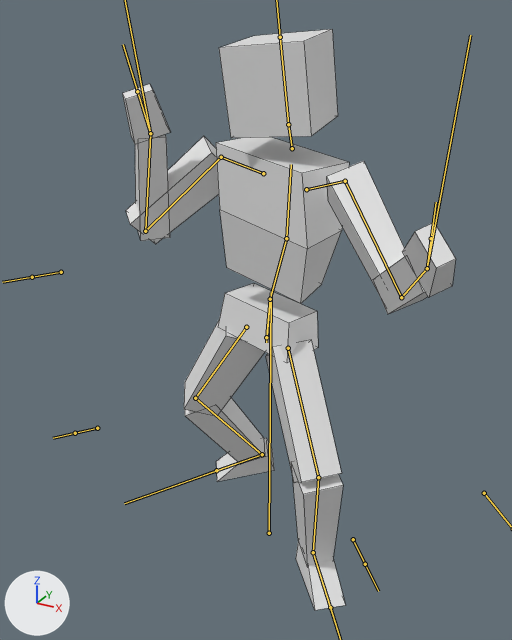
One commit to the FBX model Fighter System/Assets/Objects/Entities/Player/MOD_PlayerFighter.fbx: the scene before it, then after it.
Both versions are drawn from a 50 mm lens placed at (0.95, -1.83, 1.75), pointed at (0.09, -0.27, 0.97). Lighting does not change. The marker at lower left points along +X, +Y and +Z. Both versions are drawn at frame 8 of the action 'Armature|ANIM_HighKick'; the numbers are the values there. The bones that bend it are drawn over the model as lines. Mesh edges are drawn as thin lines.
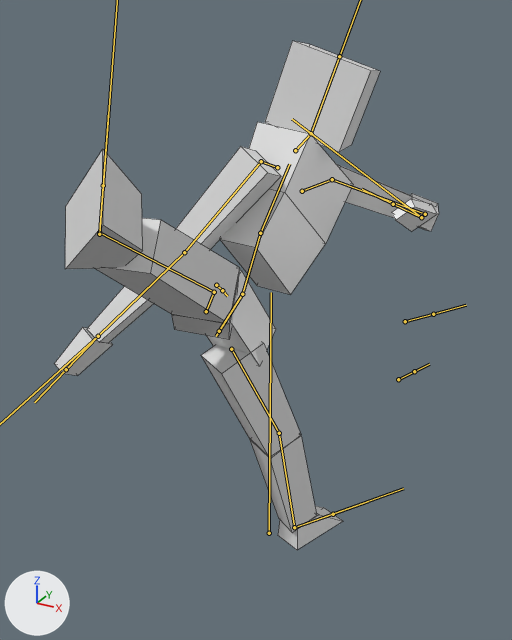
Where the change shows, as pixel boxes (x1, y1, x2, y2) in the pictures (512 x 640 px):
'Mesh', posed (15% wider, 12% shorter)
    before: (122, 29, 456, 610)
    after: (54, 41, 439, 550)
bone 'IK_Hips', root to tip
    before: (270, 299) to (266, 342)
    after: (242, 294) to (216, 336)
bone 'Thigh.L', root to tip
    before: (288, 348) to (318, 477)
    after: (231, 349) to (279, 433)
bone 'Shin.L', root to tip
    before: (318, 477) to (313, 552)
    after: (279, 433) to (294, 527)
bone 'Foot.L', root to tip
    before: (313, 552) to (330, 607)
    after: (294, 527) to (333, 514)
bone 'Midriff', root to tip
    before: (270, 299) to (286, 238)
    after: (242, 294) to (260, 233)
bone 'Chest', root to tip
    before: (286, 238) to (291, 164)
    after: (260, 233) to (289, 164)
bone 'Neck', root to tip
    before: (292, 148) to (288, 124)
    after: (295, 150) to (311, 133)
bone 'Head', root to tip
    before: (288, 124) to (280, 37)
    after: (311, 133) to (339, 56)
bone 'Shoulder.L', root to tip
    before: (306, 189) to (345, 181)
    after: (302, 191) to (332, 179)
bone 'Upperarm.L', root to tip
    before: (345, 181) to (401, 297)
    after: (332, 179) to (425, 214)
bone 'Forearm.L', root to tip
    before: (401, 297) to (427, 268)
    after: (425, 214) to (421, 217)
bone 'Hand.L', root to tip
    before: (427, 268) to (431, 238)
    after: (421, 217) to (393, 204)
bone 'Shoulder.R', root to tip
    before: (263, 173) to (221, 157)
    after: (277, 167) to (261, 161)
bone 'Upperarm.R', root to tip
    before: (221, 157) to (145, 231)
    after: (261, 161) to (184, 252)
bone 'Forearm.R', root to tip
    before: (145, 231) to (150, 133)
    after: (184, 252) to (98, 336)
bone 'Hand.R', root to tip
    before: (150, 133) to (137, 91)
    after: (98, 336) to (66, 369)
bone 'Thigh.R', root to tip
    before: (246, 327) to (195, 398)
    after: (206, 311) to (214, 292)
bone 'Shin.R', root to tip
    before: (195, 398) to (262, 454)
    after: (214, 292) to (99, 232)
bone 'Foot.R', root to tip
    before: (262, 454) to (216, 470)
    after: (99, 232) to (103, 185)

The change in detail:
Bone 'IK_Hips' (bone_ik_hips) moves from (0.0, 0.114, -0.006) to (0.0, 0.037, -0.179).
Bone 'IK_Hips' (bone_ik_hips) turns from (0, 14, 5) to (-81, -33, 83) degrees about its own x, y and z.
Bone 'Thigh.L' (bone_thigh_l) turns from (49, -33, -51) to (83, -5, -66) degrees about its own x, y and z.
Bone 'Shin.L' (bone_shin_l) turns from (0, 0, 51) to (0, 0, 7) degrees about its own x, y and z.
Bone 'Foot.L' (bone_foot_l) turns from (-2, -5, -14) to (7, -5, 17) degrees about its own x, y and z.
Bone 'Midriff' (bone_midriff) turns from (9, 14, -6) to (1, 0, 9) degrees about its own x, y and z.
Bone 'Chest' (bone_chest) turns from (-7, -16, 12) to (4, 3, 14) degrees about its own x, y and z.
Bone 'Neck' (bone_neck) turns from (-4, 26, -1) to (21, -32, 7) degrees about its own x, y and z.
Bone 'Head' (bone_head) turns from (7, 1, 2) to (-1, -32, 17) degrees about its own x, y and z.
Bone 'Shoulder.L' (bone_shoulder_l) turns from (-1, 6, 8) to (-1, 11, 20) degrees about its own x, y and z.
Bone 'Upperarm.L' (bone_upperarm_l) turns from (18, -52, -65) to (60, 2, -10) degrees about its own x, y and z.
Bone 'Forearm.L' (bone_forearm_l) turns from (75, 4, -5) to (103, 6, -5) degrees about its own x, y and z.
Bone 'Hand.L' (bone_hand_l) turns from (17, 5, -2) to (81, 47, 79) degrees about its own x, y and z.
Bone 'Shoulder.R' (bone_shoulder_r) turns from (1, 6, 11) to (5, 6, 31) degrees about its own x, y and z.
Bone 'Upperarm.R' (bone_upperarm_r) turns from (29, 23, 63) to (-79, 56, -4) degrees about its own x, y and z.
Bone 'Forearm.R' (bone_forearm_r) turns from (132, -9, 4) to (15, 0, 1) degrees about its own x, y and z.
Bone 'Hand.R' (bone_hand_r) turns from (-14, 3, -1) to (-4, 12, -1) degrees about its own x, y and z.
Bone 'Thigh.R' (bone_thigh_r) turns from (34, 32, 22) to (60, -32, 22) degrees about its own x, y and z.
Bone 'Shin.R' (bone_shin_r) turns from (0, 0, -51) to (0, 0, -18) degrees about its own x, y and z.
Bone 'Foot.R' (bone_foot_r) turns from (-2, 3, 13) to (6, 11, -49) degrees about its own x, y and z.
